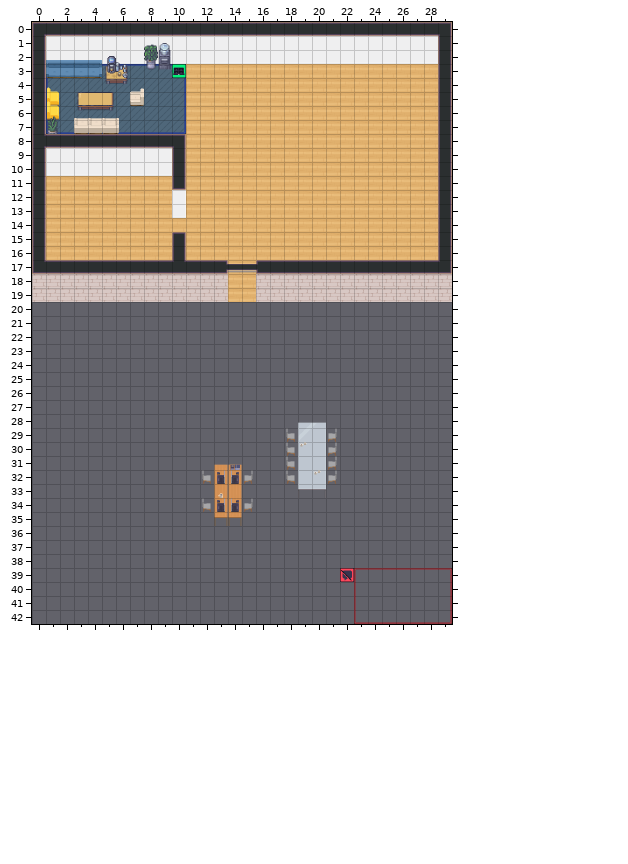
Tiled map (JSON) -- maps/map.json. That is the earlier state.
Cells are 32x32 px. Shown: x 0..29, y 0..42.
After:
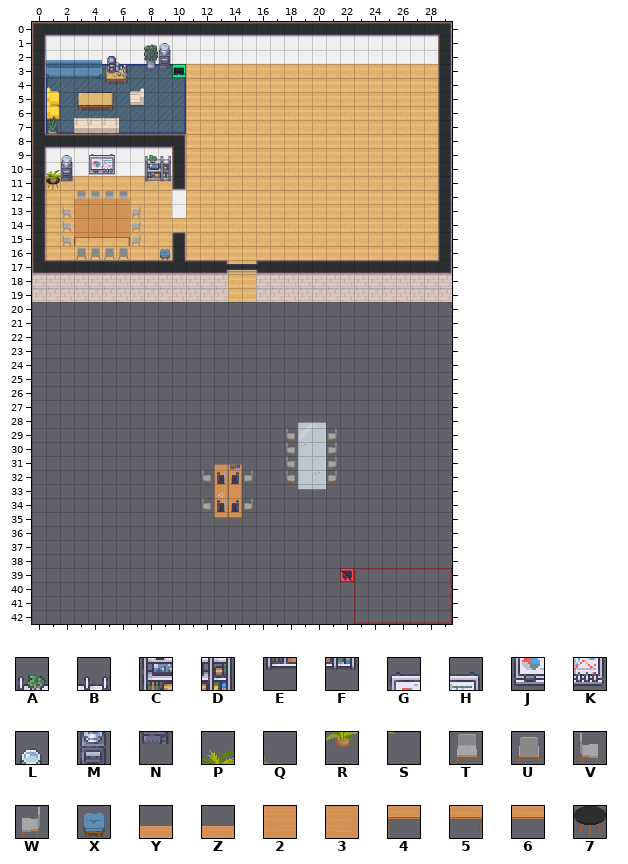
Key: from "Modern-Office": A 199, B 200, C 215, D 216, E 231, F 232, G 233, H 234, J 249, K 250, L 252, M 268, N 284; from "WA_Decoration": P 58, Q 59, R 70, S 71; from "WA_Seats": T 117, U 118, V 119, W 120, X 163; from "WA_Tables": Y 0, Z 1, 2 10, 3 11, 4 20, 5 21, 6 23, 7 151.
_ is an empty cell.
Commit: Install meeting room
Diff:
Layer "belowFurniture":
The edit adds tile L in row 9 at x 2.
The edit adds tile M in row 10 at x 2.
The edit adds tile N in row 11 at x 2.
The edit adds tile T in row 12 at x 3 to 6.
The edit adds tile X in row 16 at x 9.
Layer "furniture":
The edit adds tile 2 in rows 13 to 14 at x 3 to 5.
The edit adds tile 3 in rows 13 to 14 at x 6.
The edit adds tile 4 in row 15 at x 3.
The edit adds tile 5 in row 15 at x 6.
The edit adds tile 6 in row 15 at x 4 to 5.
The edit adds tile 7 in row 11 at x 1.
The edit adds tile U in row 16 at x 3 to 6.
The edit adds tile V in rows 13 to 15 at x 2.
The edit adds tile W in rows 13 to 15 at x 7.
The edit adds tile Y in row 12 at x 3.
The edit adds tile Z in row 12 at x 4 to 6.
Layer "aboveFurniture":
The edit adds tile A in row 9 at x 8.
The edit adds tile B in row 9 at x 9.
The edit adds tile C in row 10 at x 8.
The edit adds tile D in row 10 at x 9.
The edit adds tile E in row 11 at x 8.
The edit adds tile F in row 11 at x 9.
The edit adds tile G in row 9 at x 4.
The edit adds tile H in row 9 at x 5.
The edit adds tile J in row 10 at x 4.
The edit adds tile K in row 10 at x 5.
The edit adds tile P in row 10 at x 1.
The edit adds tile Q in row 10 at x 2.
The edit adds tile R in row 11 at x 1.
The edit adds tile S in row 11 at x 2.
